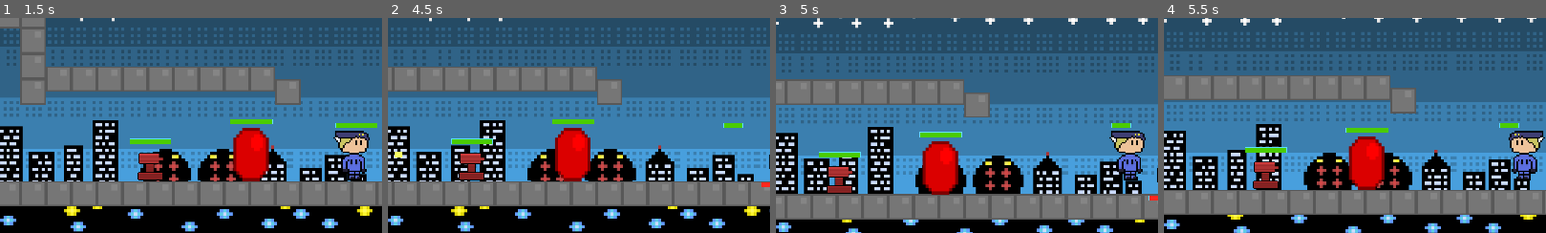
Above: before the commit, frames 1-4 (left to right).
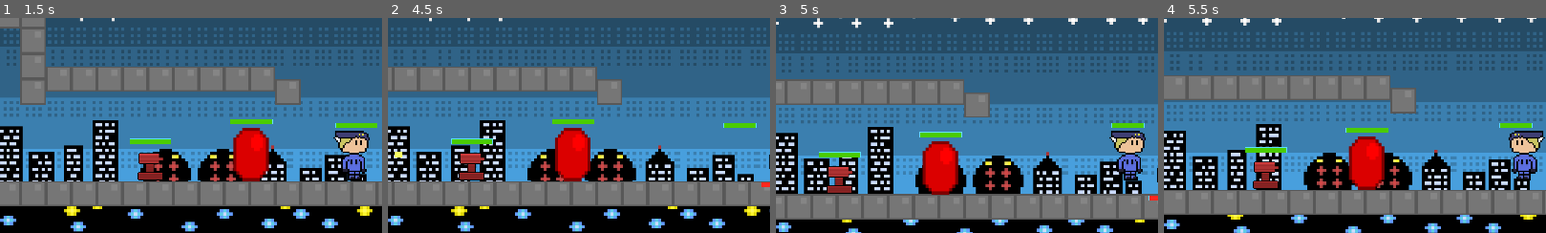
Above: after the commit, the same moments.

Repository: CoolBoy0064/EtherDefense
Game: Godot game, scene res://Title Screen.tscn
The game is run twice, just before and just after one commit, with the same random seed, the same clock (stepped at 60 frames per second) and the same inputs.
Inputs:
- Up to frame 1 (1.5 s): click "New Game" at 0.5 s; hold D (move_right) from 1.28 s (still down); hold W (dash) from 1.28 s (still down)
- Up to frame 2 (4.5 s): tap Space (jump) at 1.52, 1.55, 1.82, 2.1, 2.27, 2.57, 3.05, 3.77, 4.07 s; release W (dash) at 2.03 s; tap W (dash) at 2.3, 3.8 s; release D (move_right) at 2.78 s; hold A (move_left) 2.78-3.53 s; hold V (Secondary) 2.78-3.53 s; hold D (move_right) from 3.53 s (still down); tap E (Switch) at 3.6 s; hold F (attack) from 4.28 s (still down)
- Up to frame 3 (5 s): keep holding D (move_right); keep holding F (attack); tap Space (jump) at 4.52, 4.55, 4.82 s
- Up to frame 4 (5.5 s): release D (move_right) at 5.03 s; release F (attack) at 5.03 s; hold A (move_left) from 5.03 s (still down); tap W (dash) at 5.1 s; tap Space (jump) at 5.27 s
The pictures show only the part of the screen within x 3-53%, y 18-68%; the shares and areas given below are measured in that part.

Frame 1 is identical in both runs. In frame 2, less than 0.1% of the frame differs, in the area x 92-97%, y 48-52%; in frame 3, less than 0.1%; in frame 4, less than 0.1%.

Commit message:
Player Repsawn

Diff:
--- a/EtherDefense/Player.gd
+++ b/EtherDefense/Player.gd
@@ -9,6 +9,9 @@
 @export var gravity = 1500
 @export var Health = 50
 @export var damage = 0
+@export var MAX_HEALTH = 50
+@export var respawn_timer = 10 #time in seconds the player will remain dead
+var respawn_time = 0
 var jumpForce : int = 700
 var isDashing = 0
 var wallJump = 0
@@ -21,6 +24,8 @@
 var shieldActive = 0
 var isShieldUp = false
 var shieldUpInstance
+var dead = false
+var spawn_position
 @export var Bullet: PackedScene
 @export var Melee: PackedScene
 @export var Shield: PackedScene
@@ -30,15 +35,6 @@
 @onready var gun = $PkmnGUN
 @onready var gun2 = $PkmnGUN2
 @onready var HPBar = $HealthBar
-
-
-func _on_EnemyDetector_body_entered(body: Actor) -> void:
-	if(iFrames == 0):
-		Health -= body.get_Damage()
-		HPBar.value = Health
-		iFrames = 1
-	if Health <= 0:
-		queue_free()
 
 func _unhandled_input(event: InputEvent) -> void:
 	if event.is_action_pressed("attack") and !isShieldUp:
@@ -66,34 +62,41 @@
 func _physics_process(delta):
 
 	#Jumping and gravity
-
-	if Input.is_action_just_pressed("jump") and is_on_wall() and !shieldActive and !is_on_floor() and !wallJump:
-		if Input.is_action_pressed("dash"):
-			isDashing = 1
-		wallJump = 1
-		direction.x = -direction.x
-	is_jump_interrupted = Input.is_action_just_released("jump") and velocity.y < 0
-	direction = get_direction(wallJump)
-	velocity = calculate_move_velocity(velocity,direction, speed, is_jump_interrupted, wallJump)
-	set_velocity(velocity)
-	move_and_slide()
-	velocity = velocity
-
-	if wallJump:
-		wallJumpT += 1
-		if wallJumpT == 12:
-			wallJump = 0
-			wallJumpT = 0
-
-	if iFrames > 0:
-		iFrames += 1
-		if iFrames % 10 == 0 and iFrames % 20 != 0:
-			$Sprite.hide()
-		elif iFrames % 20 == 0:
-			$Sprite.show()
-		if iFrames > 60:
-			iFrames = 0
-			$Sprite.show()
+	if (!dead):
+		if Input.is_action_just_pressed("jump") and is_on_wall() and !shieldActive and !is_on_floor() and !wallJump:
+			if Input.is_action_pressed("dash"):
+				isDashing = 1
+			wallJump = 1
+			direction.x = -direction.x
+		is_jump_interrupted = Input.is_action_just_released("jump") and velocity.y < 0
+		direction = get_direction(wallJump)
+		velocity = calculate_move_velocity(velocity,direction, speed, is_jump_interrupted, wallJump)
+		set_velocity(velocity)
+		move_and_slide()
+		velocity = velocity
+
+		if wallJump:
+			wallJumpT += 1
+			if wallJumpT == 12:
+				wallJump = 0
+				wallJumpT = 0
+
+		if iFrames > 0:
+			iFrames += 1
+			if iFrames % 10 == 0 and iFrames % 20 != 0:
+				$Sprite.hide()
+			elif iFrames % 20 == 0:
+				$Sprite.show()
+			if iFrames > 60:
+				iFrames = 0
+				$Sprite.show()
+	else:
+		respawn_time = respawn_time + delta
+		$RespawnTimer.text = str(round(10 - respawn_time))
+		if (respawn_time >= respawn_timer):
+			respawn_time = 0
+			respawn()
+
 
 
 
@@ -111,7 +114,8 @@
 
 # Called when the node enters the scene tree for the first time.
 func _ready():
-	pass # Replace with function body.
+	spawn_position = global_position
+	HPBar.max_value = MAX_HEALTH
 
 
 func get_direction(wallJump: bool) -> Vector2:
@@ -205,5 +209,21 @@
 		HPBar.value = Health
 		iFrames = 1
 	if Health <= 0:
-		queue_free()
-		get_tree().change_scene_to_file('res://GameOver.tscn')
+		die()
+
+func die():
+	$Sprite.hide()
+	$HealthBar.hide()
+	global_position = spawn_position
+	dead = true
+	$RespawnText.show()
+	$RespawnTimer.show()
+
+func respawn():
+	Health = MAX_HEALTH
+	HPBar.value = Health
+	$Sprite.show()
+	$HealthBar.show()
+	dead = false
+	$RespawnText.hide()
+	$RespawnTimer.hide()
--- a/EtherDefense/Player.tscn
+++ b/EtherDefense/Player.tscn
@@ -7,6 +7,7 @@
 [ext_resource type="PackedScene" uid="uid://bpcp15pejsahi" path="res://Projectiles/ShieldUp.tscn" id="6"]
 [ext_resource type="Texture2D" uid="uid://bturt4jpyvrix" path="res://Textures/Player Sprites/GunAttck.png" id="6_deu00"]
 [ext_resource type="Texture2D" uid="uid://cwje2jnrpagu4" path="res://Textures/Player Sprites/PlayerIdle-export.png" id="6_gk6m8"]
+[ext_resource type="LabelSettings" uid="uid://ck3810640q7v" path="res://RespawnSettings.tres" id="8_tgje5"]
 
 [sub_resource type="CanvasItemMaterial" id="8"]
 
@@ -160,9 +161,8 @@
 [node name="Player" type="CharacterBody2D"]
 material = SubResource("8")
 collision_layer = 2
-collision_mask = 31
+collision_mask = 29
 script = ExtResource("2")
-Health = 20
 damage = 10
 Bullet = ExtResource("4")
 Melee = ExtResource("3")
@@ -207,8 +207,8 @@
 theme = SubResource("5")
 theme_override_styles/background = SubResource("StyleBoxFlat_nbxiq")
 theme_override_styles/fill = SubResource("StyleBoxFlat_cik1c")
-max_value = 20.0
-value = 20.0
+max_value = 50.0
+value = 50.0
 show_percentage = false
 
 [node name="PkmnGUN2" type="Marker2D" parent="."]
@@ -219,4 +219,23 @@
 "": SubResource("AnimationLibrary_65omn")
 }
 
+[node name="RespawnText" type="Label" parent="."]
+visible = false
+offset_left = -97.0
+offset_top = -139.0
+offset_right = 52.0
+offset_bottom = -109.0
+text = "Respawn in:"
+label_settings = ExtResource("8_tgje5")
+
+[node name="RespawnTimer" type="Label" parent="."]
+visible = false
+offset_left = 58.0
+offset_top = -139.0
+offset_right = 98.0
+offset_bottom = -110.0
+text = "10
+"
+label_settings = ExtResource("8_tgje5")
+
 [connection signal="body_entered" from="EnemyDetector" to="." method="_on_EnemyDetector_body_entered"]
Not shown: 1 places in EtherDefense/Player.tscn that only renumber resources
